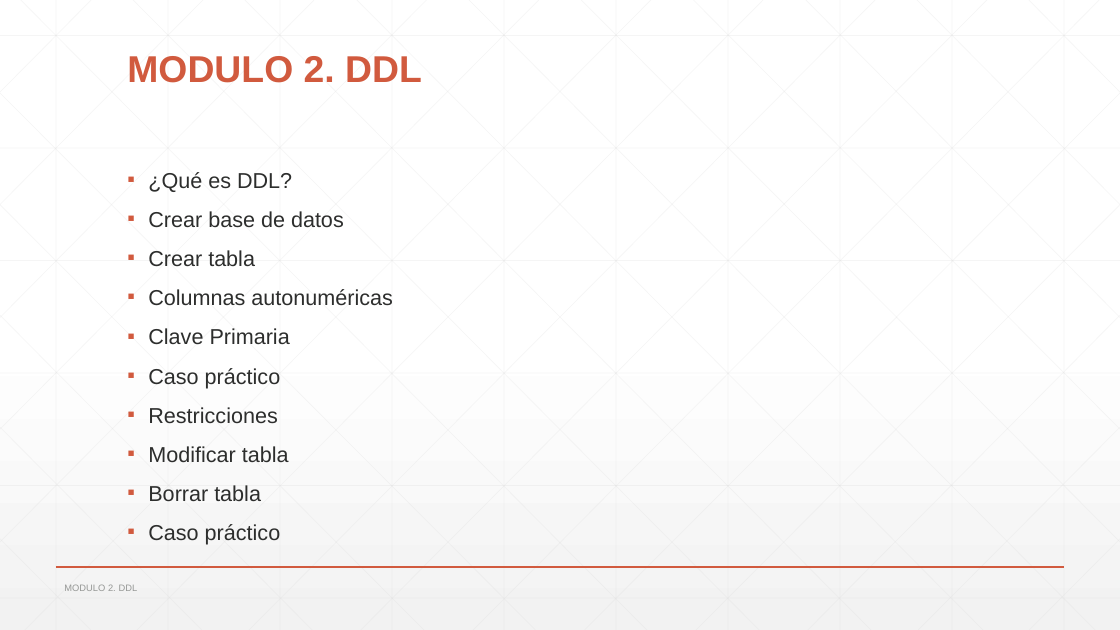
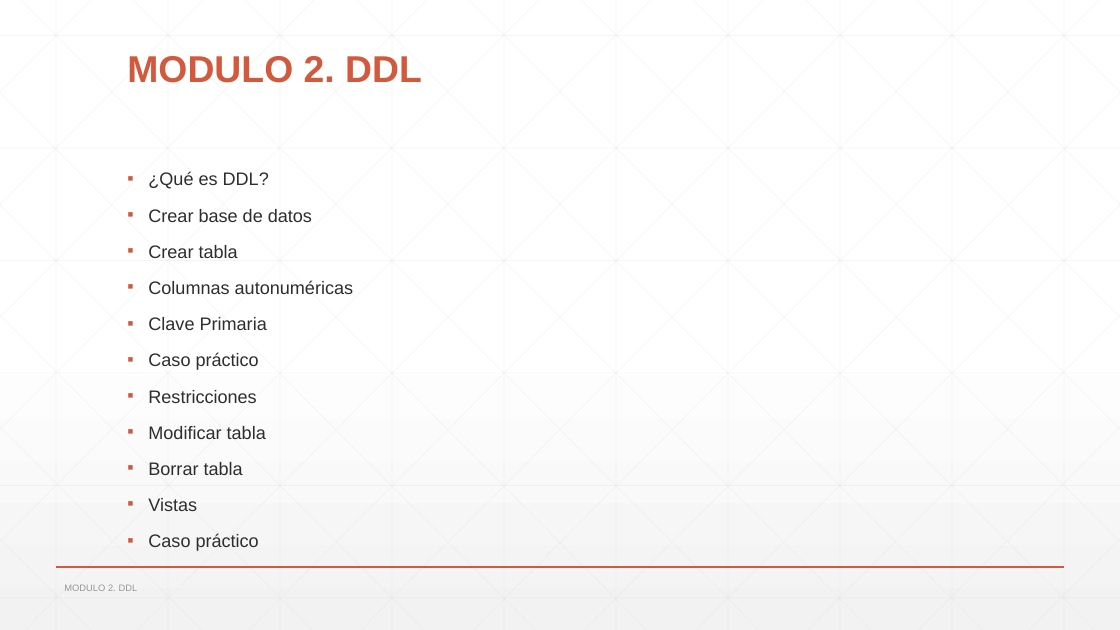
Before and after one commit to nacholn/sql_basico, a slide deck: slide 24 of Presentacion/Curso Sql Basico.pptx. Drawn at 1120x630 pixels with LibreOffice and Linux fonts; fonts in the diff are those of the drawing. Boxes give left, top, right and bottom in pixels: in the first picture for what was removed or moved away, otherwise in the second. Text is boxed around its words. In the diff, an @@ line names an element or a change of style, - is before the commit and + after.

Commit message:
Update manual. Added exercises module3_ejercicio2 and modulo3_ejercicio3

```diff
--- a/Presentacion/Curso Sql Basico.pptx
+++ b/Presentacion/Curso Sql Basico.pptx
@@ text at bbox=[148, 172, 353, 551]: size 18.5 to 15.5 pt @@
@@ text at bbox=[148, 498, 197, 511]: paragraph added @@
+▪ Vistas
```
Also in this commit, not shown: 4 other slides changed, 1 slide added, 3 other files.
